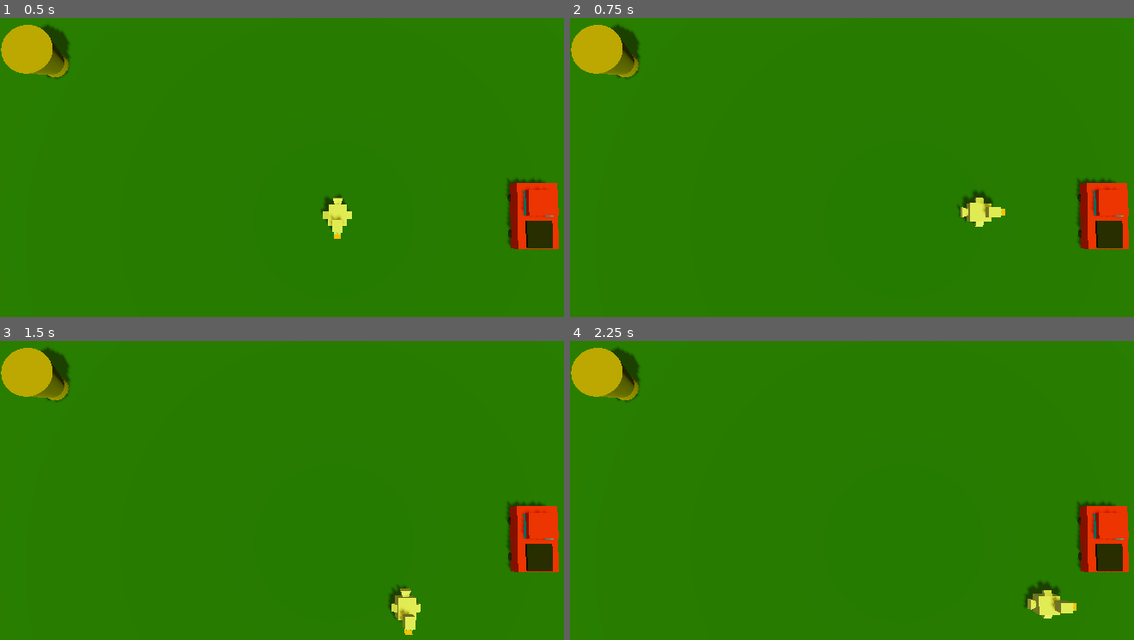
Above: before the commit, frames 1-4 (two rows, left to right).
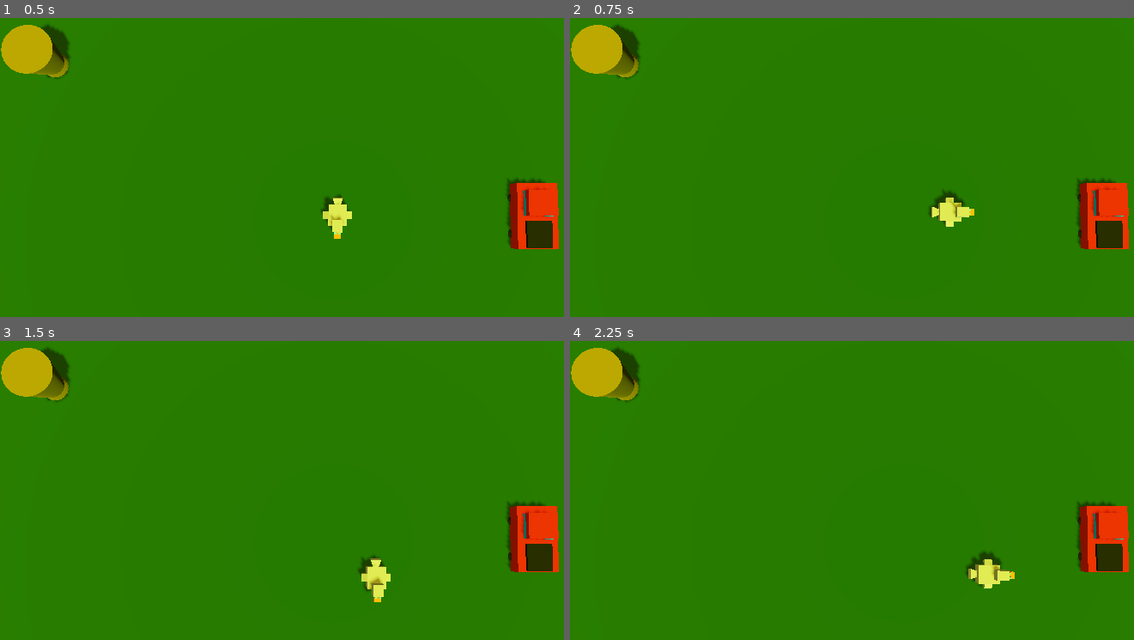
Above: after the commit, the same moments.

Repository: PushingPolygons/dangerxing-PCCDanny
Game: Godot game, scene res://Main/Main.tscn
Same seed, same stepped clock (60 frames per second), same inputs: the game is played once before the commit and once after it.
Inputs:
- Up to frame 1 (0.5 s): no input
- Up to frame 2 (0.75 s): tap Enter at 0.5 s; hold D (move_right) from 0.53 s (still down)
- Up to frame 3 (1.5 s): tap Space at 1.25 s; release D (move_right) at 1.28 s; hold S (move_down) from 1.28 s (still down)
- Up to frame 4 (2.25 s): tap Enter at 2 s; release S (move_down) at 2.03 s; hold D (move_right) from 2.03 s (still down)

Frame 1 is identical in both runs. In frame 2, 1.0% of the frame differs, in the area x 63-78%, y 57-70%; in frame 3, 1.1%; in frame 4, 1.3%, in the area x 70-90%, y 70-93%.

Commit message:
Tweens
The tween code has entered chat

Diff:
--- a/Code/Player/Player.gd
+++ b/Code/Player/Player.gd
@@ -1,8 +1,8 @@
 extends Area3D
 class_name Player
 
-var speed: float = 160.0 # m/s.
-var move_increment: float = 5.0
+var speed: float = 10.0 # m/s.
+var move_increment: float = 1.5
 var current_speed: float = speed
 
 
@@ -16,15 +16,19 @@
 
 	# Get input from W, A, S, D keys (move_up, move_down, move_left, move_right)
 	if Input.is_action_just_pressed("move_up"):
+		TweenPosition(Vector3(0,0, -move_increment))
 		direction.y -= 1
 		update_speed()
 	if Input.is_action_just_pressed("move_down"):
+		TweenPosition(Vector3(0, 0, move_increment))
 		direction.y += 1
 		update_speed()
 	if Input.is_action_just_pressed("move_left"):
+		TweenPosition(Vector3(-move_increment,0, 0))
 		direction.x -= 1
 		update_speed()
 	if Input.is_action_just_pressed("move_right"):
+		TweenPosition(Vector3(move_increment, 0, 0))
 		direction.x += 1
 		update_speed()
 
@@ -42,6 +46,12 @@
 func update_speed():
 	current_speed += move_increment
 
+func TweenPosition(direction: Vector3):
+	var tween = create_tween()
+	tween.set_ease(Tween.EASE_OUT)
+	tween.set_trans(Tween.TRANS_BOUNCE)
+	tween.tween_property(self, "position", position + direction, 0.2)
+
 
 func OnAreaEntered(other_area: Area3D):
 	if other_area is Vehicle:
